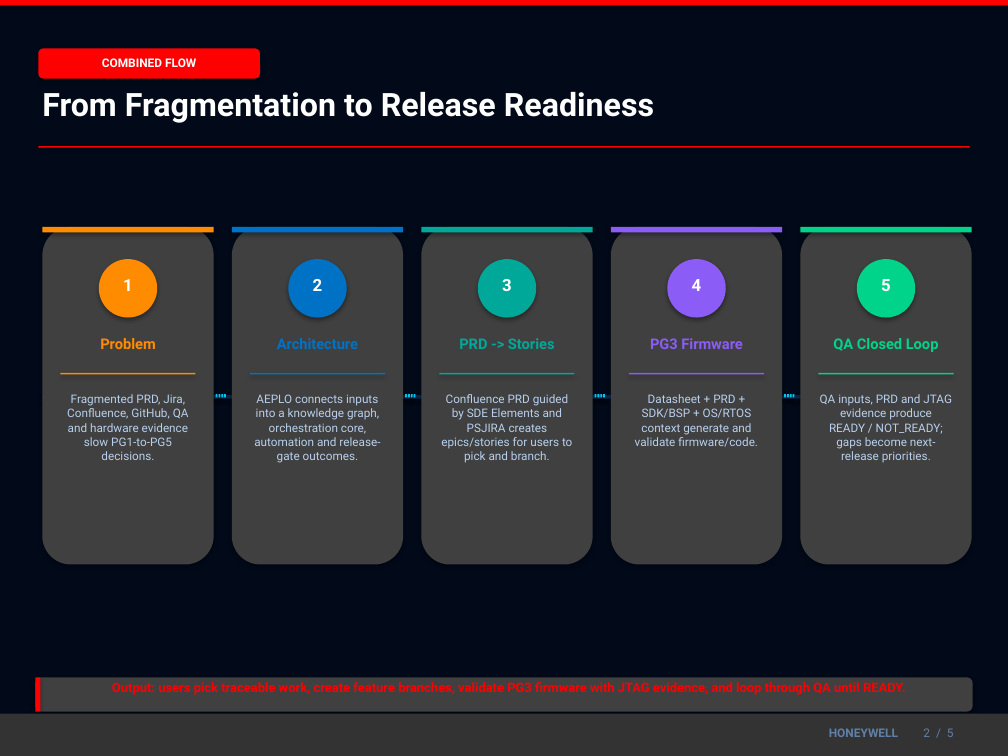
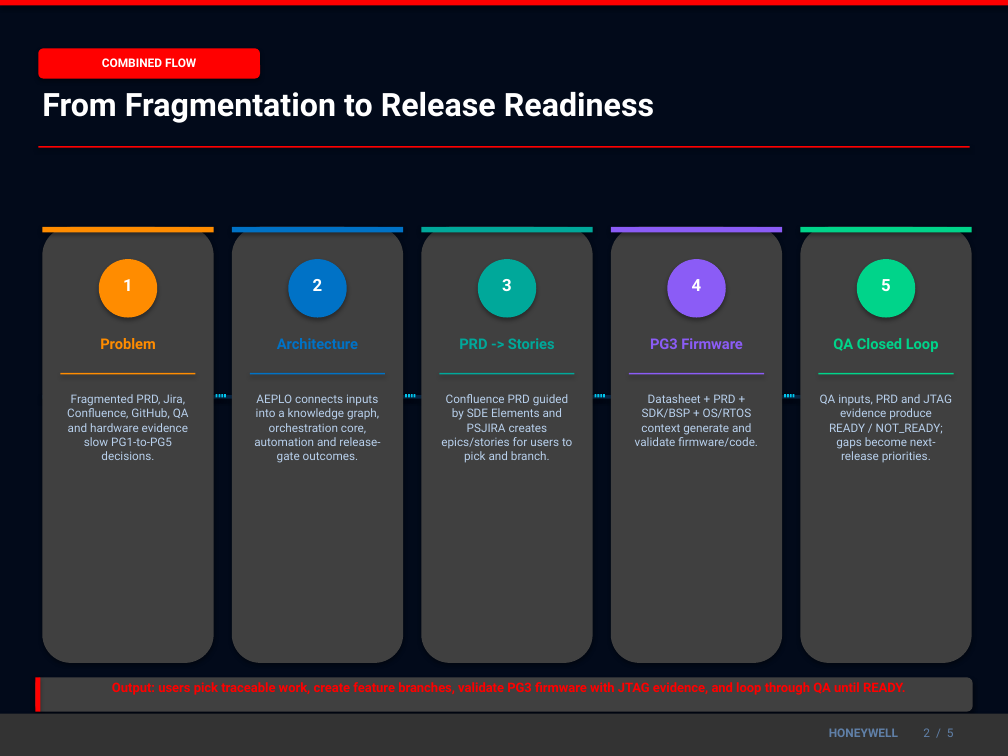
Before and after one commit to shyamnexus/HON_PPT, a slide deck: slide 2 of AI-Driven Embedded Product Lifecycle OrchestratorV10.pptx. Drawn at 1008x756 pixels with LibreOffice and Linux fonts; fonts in the diff are those of the drawing. Boxes give left, top, right and bottom in pixels: in the first picture for what was removed or moved away, otherwise in the second. Text is boxed around its words. In the diff, an @@ line names an element or a change of style, - is before the commit and + after.

```diff
--- a/AI-Driven Embedded Product Lifecycle OrchestratorV10.pptx
+++ b/AI-Driven Embedded Product Lifecycle OrchestratorV10.pptx
@@ rounded rectangle: place and size @@
-rounded rectangle at [42, 227, 214, 564]
+rounded rectangle at [42, 227, 214, 663]
@@ rounded rectangle: place and size @@
-rounded rectangle at [232, 227, 403, 564]
+rounded rectangle at [232, 227, 403, 663]
@@ rounded rectangle: place and size @@
-rounded rectangle at [421, 227, 593, 564]
+rounded rectangle at [421, 227, 593, 663]
@@ rounded rectangle: place and size @@
-rounded rectangle at [611, 227, 782, 564]
+rounded rectangle at [611, 227, 782, 663]
@@ rounded rectangle: place and size @@
-rounded rectangle at [800, 227, 972, 564]
+rounded rectangle at [800, 227, 972, 663]
```
Also in this commit, not shown: 1 other slide changed, 1 other file.
